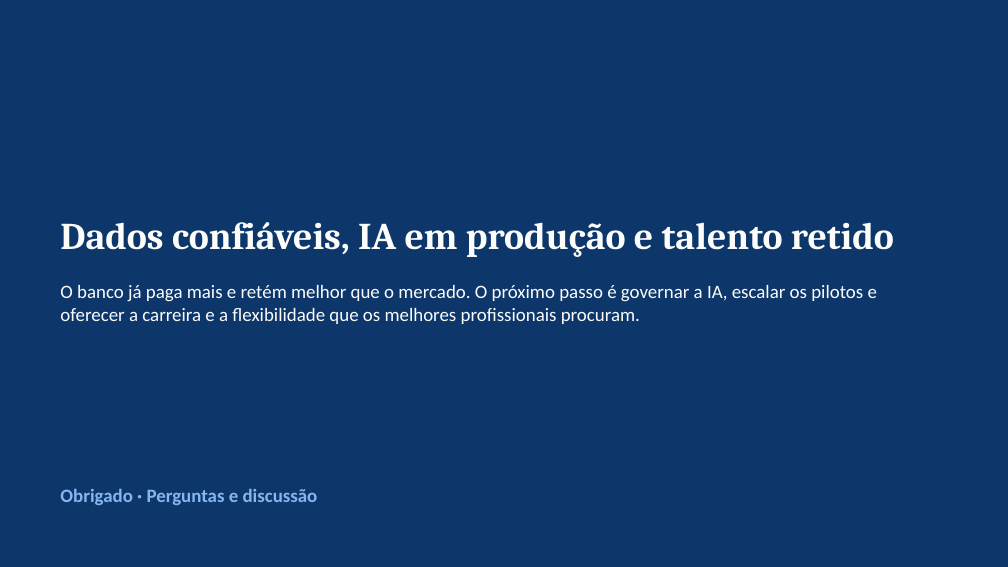
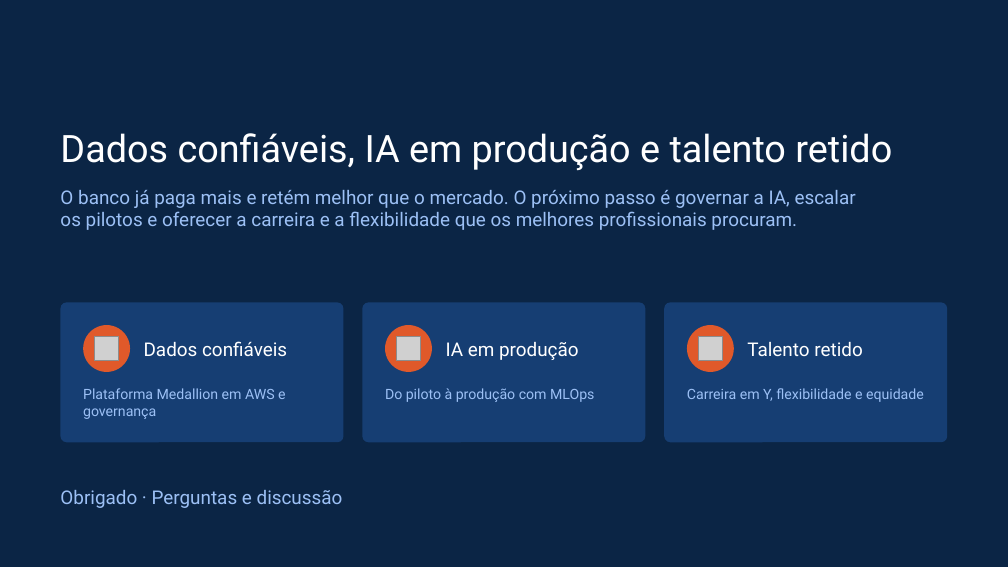
Before and after one commit to gabrielmzacharias-cloud/tech-challenge-fase3-state-of-data, a slide deck: slide 35 of entrega/TechChallenge_Fase3_DTAT.pptx (slide 32 before the commit). Drawn at 1008x567 pixels with LibreOffice and Linux fonts; fonts in the diff are those of the drawing; grey boxes stand for pictures. Boxes give left, top, right and bottom in pixels: in the first picture for what was removed or moved away, otherwise in the second. Text is boxed around its words. In the diff, an @@ line names an element or a change of style, - is before the commit and + after.

```diff
--- a/entrega/TechChallenge_Fase3_DTAT.pptx
+++ b/entrega/TechChallenge_Fase3_DTAT.pptx
@@ background #0D366B to #0B2545 @@
@@ title "Dados confiáveis, IA em produção ...": place and size @@
-title "Dados confiáveis, IA em produção ..." at box(60, 222, 894, 257)
+title "Dados confiáveis, IA em produção ..." at box(60, 133, 892, 171)
@@ title "Dados confiáveis, IA em produção ..." at box(60, 133, 892, 171): font Cambria to Roboto, text colour #FCFCFB to #FFFFFF, bold off @@
@@ text "O banco já paga mais ...": place and size @@
-text "O banco já paga mais ..." at box(60, 285, 877, 324)
+text "O banco já paga mais ..." at box(60, 190, 856, 230)
@@ text "O banco já paga mais ..." at box(60, 190, 856, 230): font Calibri to Roboto, text colour #FCFCFB to #9CC0F5 @@
@@ rounded rectangle added at box(60, 302, 343, 442), fill #163E73 @@
@@ ellipse added at box(83, 325, 130, 372), fill #E0592A @@
@@ rounded rectangle added at box(362, 302, 645, 442), fill #163E73 @@
@@ ellipse added at box(385, 325, 432, 372), fill #E0592A @@
@@ rounded rectangle added at box(665, 302, 948, 442), fill #163E73 @@
@@ ellipse added at box(687, 325, 734, 372), fill #E0592A @@
@@ picture added at box(95, 337, 119, 361) @@
@@ text added at box(144, 341, 287, 356), 18 pt, text #FFFFFF @@
+Dados confiáveis
@@ picture added at box(396, 337, 420, 361) @@
@@ text added at box(446, 342, 579, 360), 18 pt, text #FFFFFF @@
+IA em produção
@@ picture added at box(699, 337, 723, 361) @@
@@ text added at box(747, 342, 862, 356), 18 pt, text #FFFFFF @@
+Talento retido
@@ text added at box(83, 388, 286, 419), 13.5 pt, text #9CC0F5 @@
+Plataforma Medallion em AWS e governança
@@ text added at box(385, 388, 594, 402), 13.5 pt, text #9CC0F5 @@
+Do piloto à produção com MLOps
@@ text added at box(687, 388, 924, 402), 13.5 pt, text #9CC0F5 @@
+Carreira em Y, flexibilidade e equidade
@@ text "Obrigado · Perguntas e discussão" at box(60, 490, 343, 508): font Calibri to Roboto, text colour #86B6EF to #9CC0F5, bold off; vertical alignment top to middle @@
```
Also in this commit, not shown: 31 other slides changed, 3 slides added, 5 other files.
